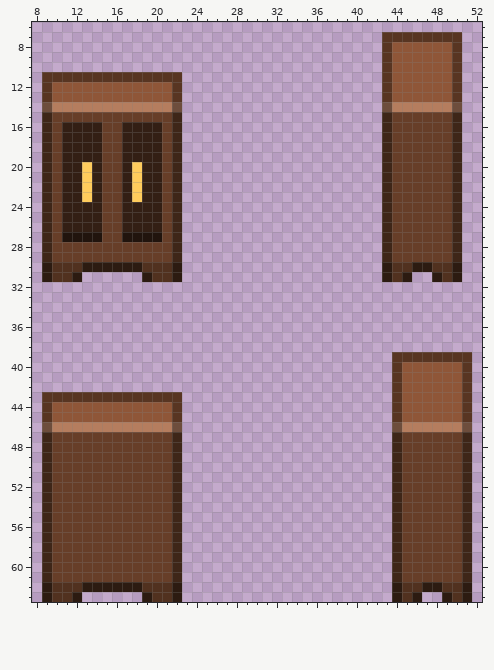
One commit to this pixel-art file: Assets/Pixelart/Bedroom/wardrobe.aseprite. This is how it looked before the edit.
64x64 pixels, 1 frame. Shown: x 8..52, y 6..63.
The result:
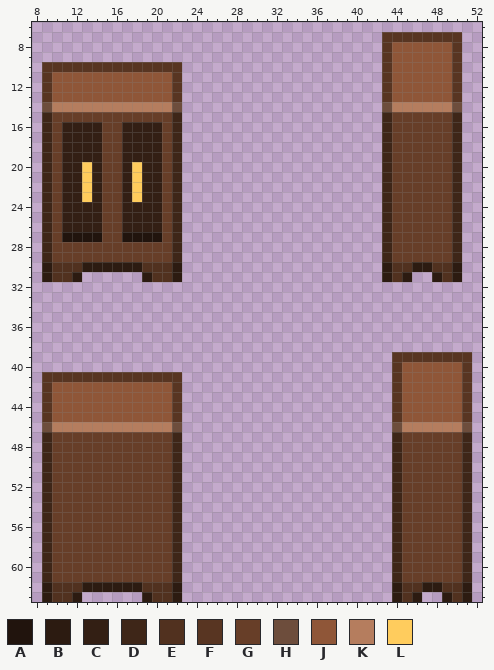
Palette (. is transparent): A #21140d  B #2c1b11  C #331f14  D #3e2618  E #51311f  F #583522  G #673e28  H #6d4d3c  J #8f5638  K #b57d5e  L #ffcc5d
Change:
The author put colour F in row 10 at x 9 to 22; in row 41 at x 9 to 22; in row 42 at x 9 and 22.
The author put colour J in row 42 at x 10 to 21.
Colour F becomes colour J in row 11 at x 10 to 21; in row 43 at x 10 to 21.
Boxes around the changes in both pictures, in picture pixels (x1, y1, x2, y2):
changed: (42, 62, 182, 82)
changed: (42, 372, 182, 402)
